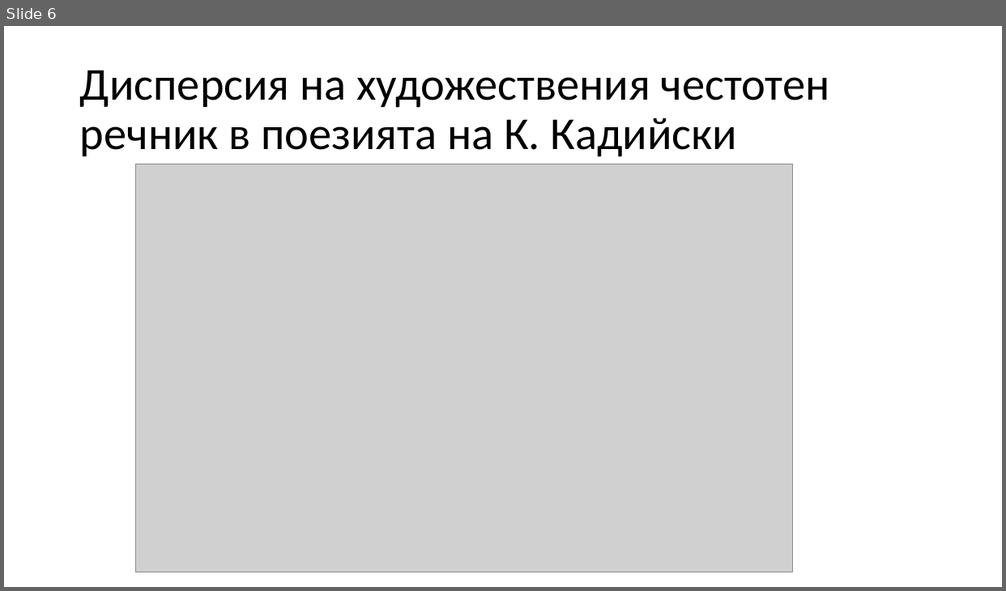
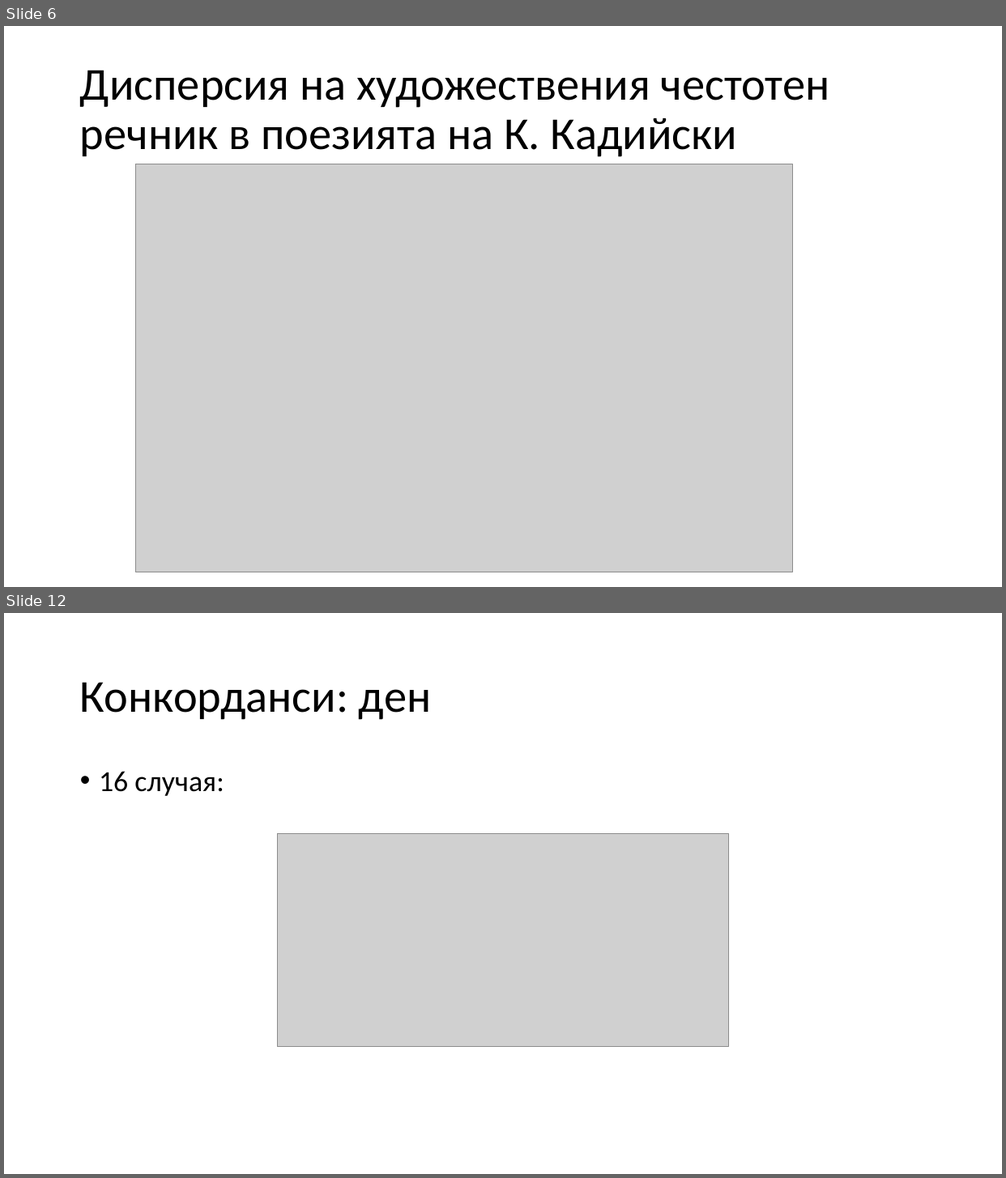
Before and after one commit to ninaanatchkova/literature, a slide deck: presentation/Честотния речник на поета Кирил Кадийски.pptx. Shown one above the other, each under a label of ours: slide 6 before the commit, slides 6 and 12 after it; the slides between them are not shown. The pictures are 1006x591 and 1006x1178 pixels, drawn with LibreOffice and Linux fonts; fonts in the diff are those of the drawing; grey boxes stand for pictures. Boxes give left, top, right and bottom in pixels: in the first picture for what was removed or moved away, otherwise in the second. Text is boxed around its words. In the diff, an @@ line names an element or a change of style, - is before the commit and + after.

```diff
--- a/presentation/Честотния речник на поета Кирил Кадийски.pptx
+++ b/presentation/Честотния речник на поета Кирил Кадийски.pptx
@@ slide 12 added at (4, 613, 1002, 1174), background #FFFFFF @@
@@ title added at (80, 682, 431, 720), 44 pt, text #000000 @@
+Конкорданси: ден
@@ text added at (99, 771, 224, 796), 28 pt, text #000000 @@
+• 16 случая:
@@ picture added at (278, 834, 729, 1046) @@
```
Also in this commit, not shown: 3 slides changed, 4 other slides added, 3 slides removed, 8 other files.
